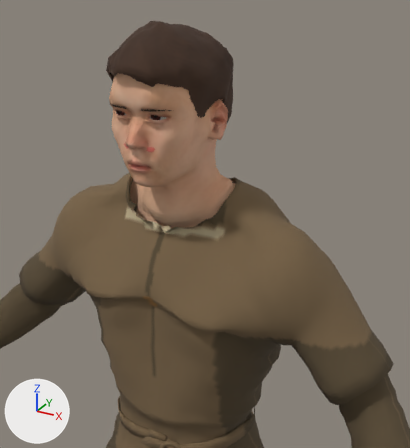
The glTF model apps/client/src/props/art-study/source-mike/mike-field-tunic-motion.glb: old version first, new version second.
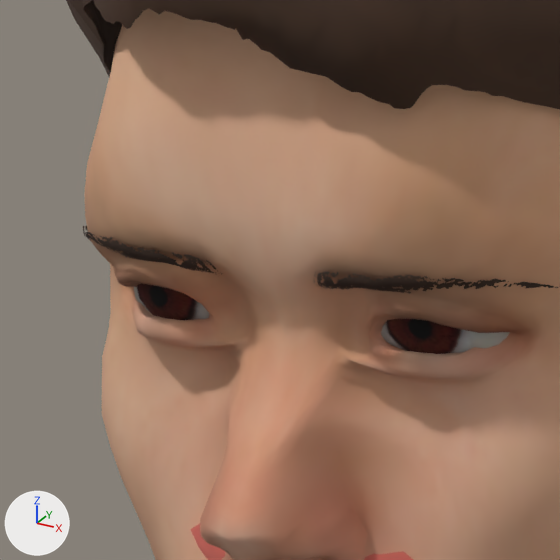
Each version appears first from a 50 mm lens placed at (0.52, -0.757, 1.918), pointed at (0.127, -0.043, 1.561), and next in a close-up on the part from 24% to 42% of the width and 16% to 33% of the height. Lighting does not change. The marker at lower left points along +X, +Y and +Z. The first two pictures are the older version. Where no turn or scale is listed for an object, it has been applied to the vertices.

The scene before the commit, as lines of its bpy script (objects in view):
```python
me_eyebrow001 = bpy.data.meshes.new('eyebrow001')
me_eyebrow001.from_pydata(...)  # 124 vertices, 192 faces; spans x -0.0642..0.0642, y -0.1709..-0.138, z 1.7085..1.7181
me_eyebrow001.materials.append(mat_mike_field_tunic_eyebrow001_painted)
me_low_poly = bpy.data.meshes.new('low-poly')
me_low_poly.from_pydata(...)  # 96 vertices, 172 faces; spans x -0.0492..0.0492, y -0.1605..-0.1306, z 1.6897..1.7219
me_low_poly.materials.append(mat_mike_field_tunic_low_poly_painted)  # picture img_brown_eye
me_short02 = bpy.data.meshes.new('short02')
me_short02.from_pydata(...)  # 1755 vertices, 3344 faces; spans x -0.098..0.092, y -0.182..0.075, z 1.602..1.836
me_short02.materials.append(mat_mike_field_tunic_short02_painted)
ob_mike_field_tunic_eyebrow001 = bpy.data.objects.new('Mike field-tunic.eyebrow001', me_eyebrow001)
ob_mike_field_tunic_eyebrow001.location = (-0.0003, 0.1274, 0.014)
ob_mike_field_tunic_low_poly = bpy.data.objects.new('Mike field-tunic.low-poly', me_low_poly)
ob_mike_field_tunic_low_poly.location = (-0.0003, 0.1274, 0.014)
ob_mike_field_tunic_short02 = bpy.data.objects.new('Mike field-tunic.short02', me_short02)
ob_mike_field_tunic_short02.location = (-0.0003, 0.1274, 0.014)
# also in view: 'Mike field-tunic' at (0.0, -0.043, 1.378)
```
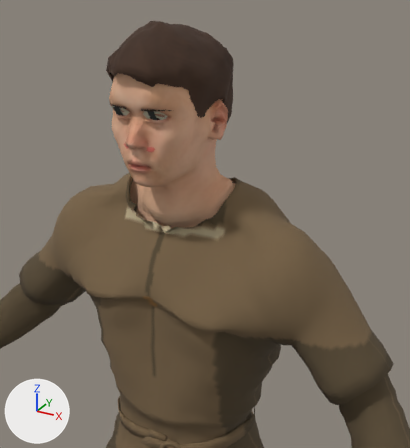
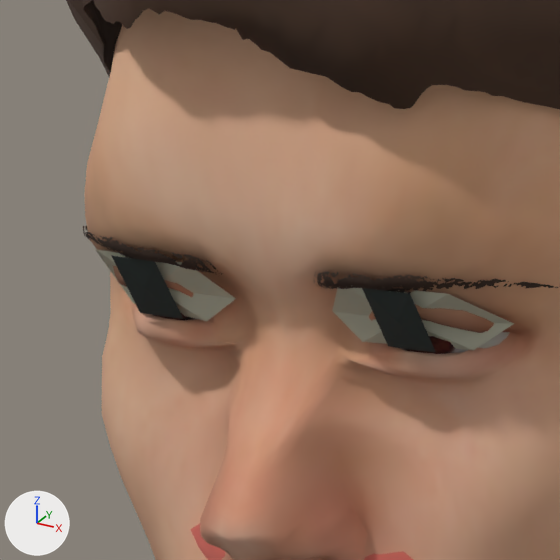
Pixel boxes [x1, y1, x2, y2] of what changed, in the close-ups (560 x 560 px):
'Mike eye accents', added: after [95, 249, 514, 352]
'Mike field-tunic.low-poly', unchanged, covered by the edit: before [134, 283, 510, 354]; after [154, 312, 510, 354]

Edits to the bpy script that builds the scene:
```text
Add mat_mike_eye_accents_palette:
    mat_mike_eye_accents_palette = bpy.data.materials.new('Mike eye accents palette')
    mat_mike_eye_accents_palette.use_nodes = True; mat_mike_eye_accents_palette.node_tree.nodes.clear()
    _N = mat_mike_eye_accents_palette.node_tree.nodes; _L = mat_mike_eye_accents_palette.node_tree.links
    n0 = _N.new('ShaderNodeBsdfPrincipled'); n0.name = 'Principled BSDF'
    n0.inputs[2].default_value = 0.9  # 'Roughness'
    n1 = _N.new('ShaderNodeOutputMaterial'); n1.name = 'Material Output'
    n2 = _N.new('ShaderNodeVertexColor'); n2.name = 'Color Attribute'
    _L.new(n0.outputs[0], n1.inputs[0])  # 'BSDF' to 'Surface'
    _L.new(n2.outputs[0], n0.inputs[0])  # 'Color' to 'Base Color'
Add me_mike_eye_accents:
    me_mike_eye_accents.from_pydata(...)  # 24 vertices, 20 faces; spans x -0.0524..0.0524, y -0.1694..-0.1517, z 1.6992..1.7133
    me_mike_eye_accents.materials.append(mat_mike_eye_accents_palette)
Add ob_mike_eye_accents:
    ob_mike_eye_accents = bpy.data.objects.new('Mike eye accents', me_mike_eye_accents)
    ob_mike_eye_accents.location = (-0.0003, 0.1274, 0.014)
```
